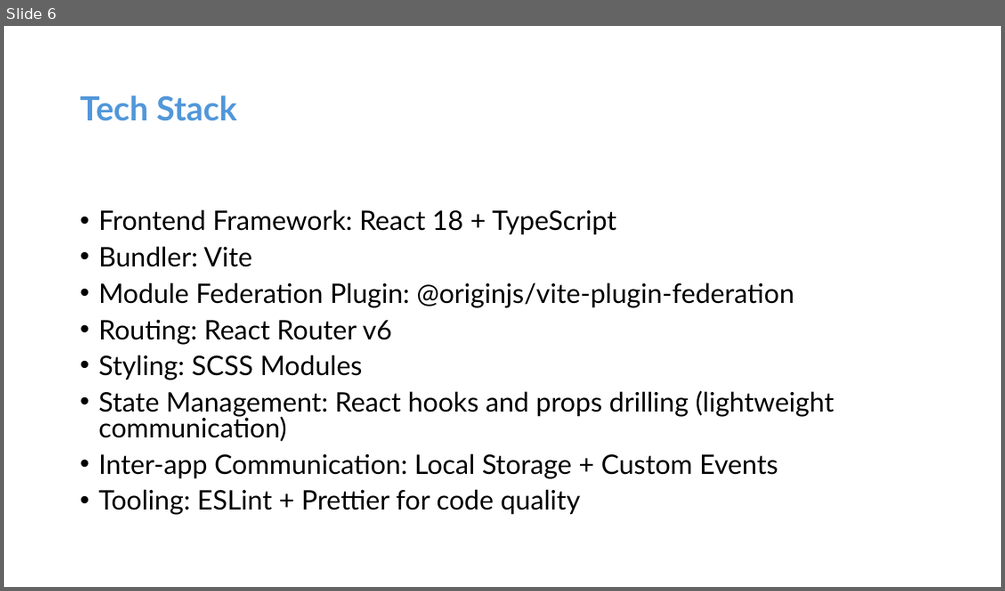
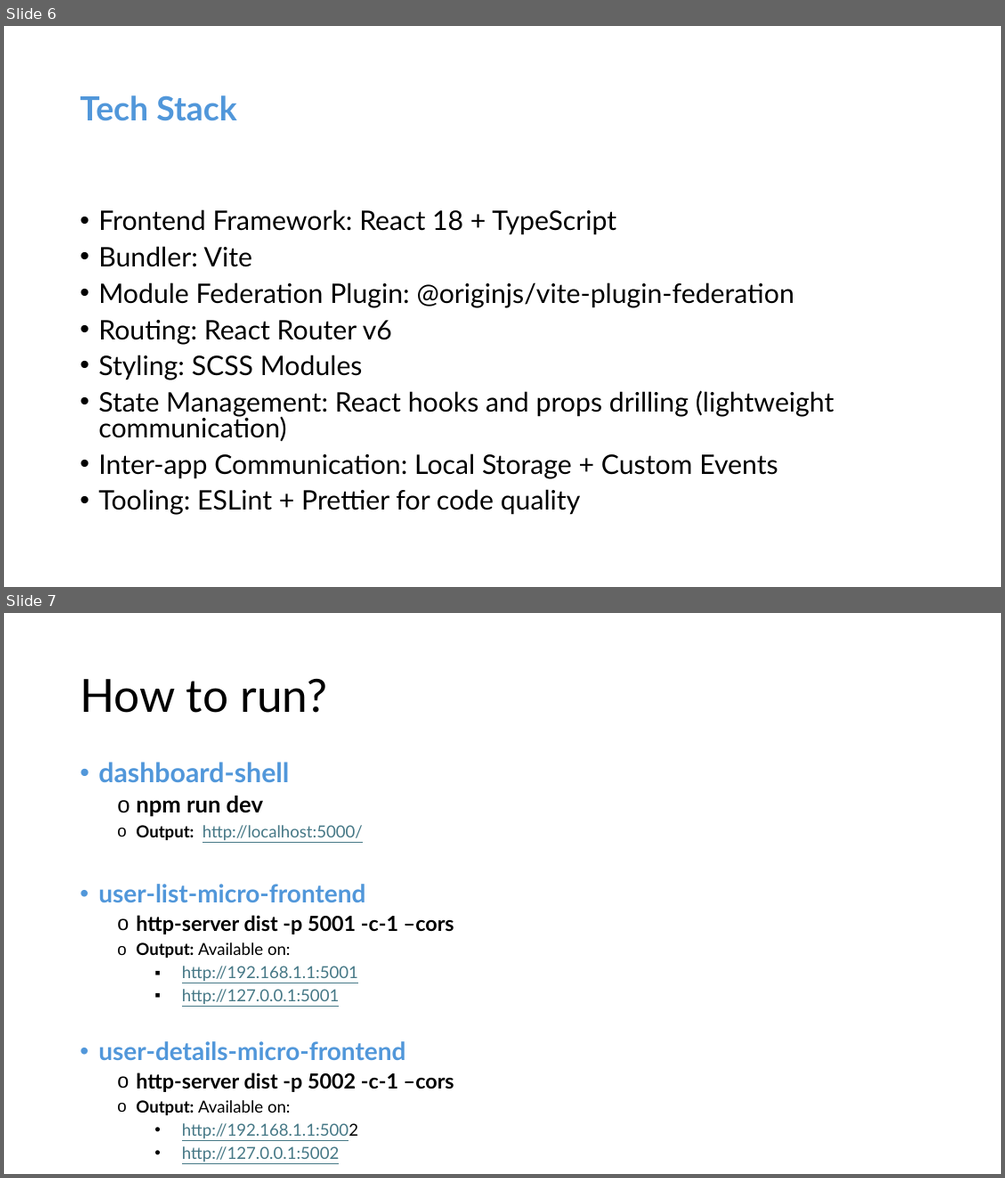
Before and after one commit to maumitasarkar16/mfe-user-management-system, a slide deck: User-Dashboard-MFE.pptx. Shown one above the other, each under a label of ours: slide 6 before the commit, slides 6 and 7 after it. The pictures are 1005x591 and 1005x1178 pixels, drawn with LibreOffice and Linux fonts; fonts in the diff are those of the drawing. Boxes give left, top, right and bottom in pixels: in the first picture for what was removed or moved away, otherwise in the second. Text is boxed around its words. In the diff, an @@ line names an element or a change of style, - is before the commit and + after.

```diff
--- a/User-Dashboard-MFE.pptx
+++ b/User-Dashboard-MFE.pptx
@@ slide 7 added at [4,613,1001,1174], background #FFFFFF @@
@@ title added at [80,678,327,713], 44 pt, text #000000 @@
+How to run?
@@ text added at [98,762,454,1161], 16 pt, text #000000, bold @@
+• dashboard-shell
+  o npm run dev
+  o Output: http://localhost:5000/
+• user-list-micro-frontend
+  o http-server dist -p 5001 -c-1 –cors
+  o Output: Available on:
+    ▪ http://192.168.1.1:5001
+    ▪ http://127.0.0.1:5001
+• user-details-micro-frontend
+  o http-server dist -p 5002 -c-1 –cors
+  o Output: Available on:
+    • http://192.168.1.1:5002
+    • http://127.0.0.1:5002
```
Also in this commit, not shown: 4 other slides added.
